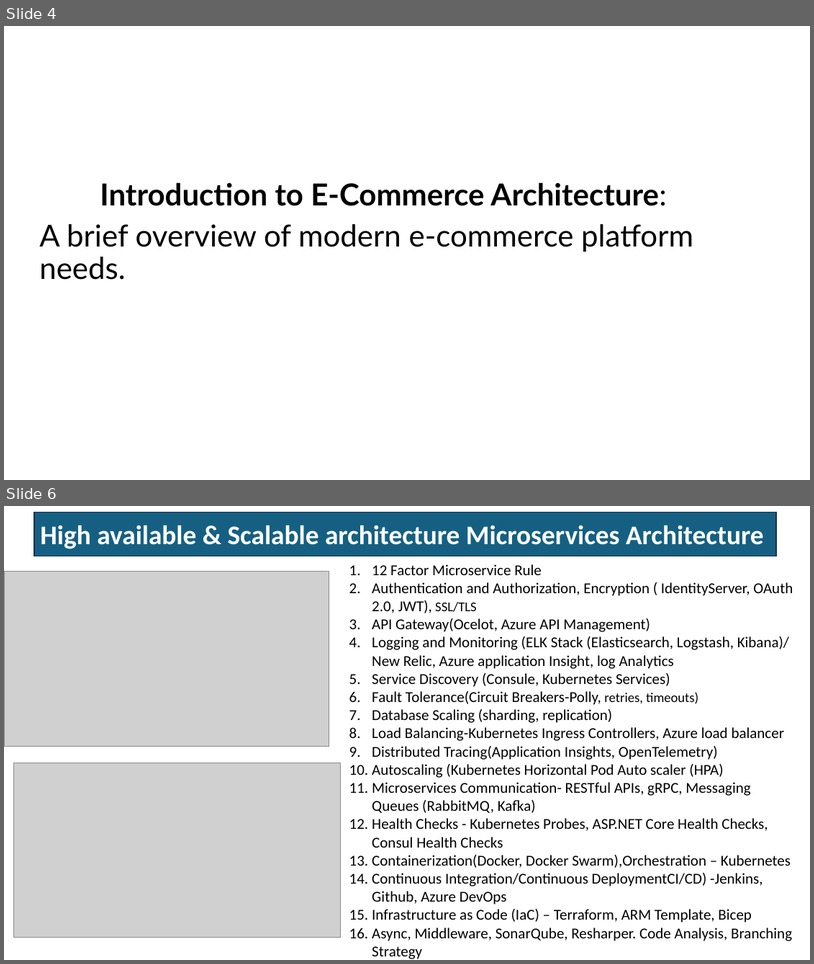
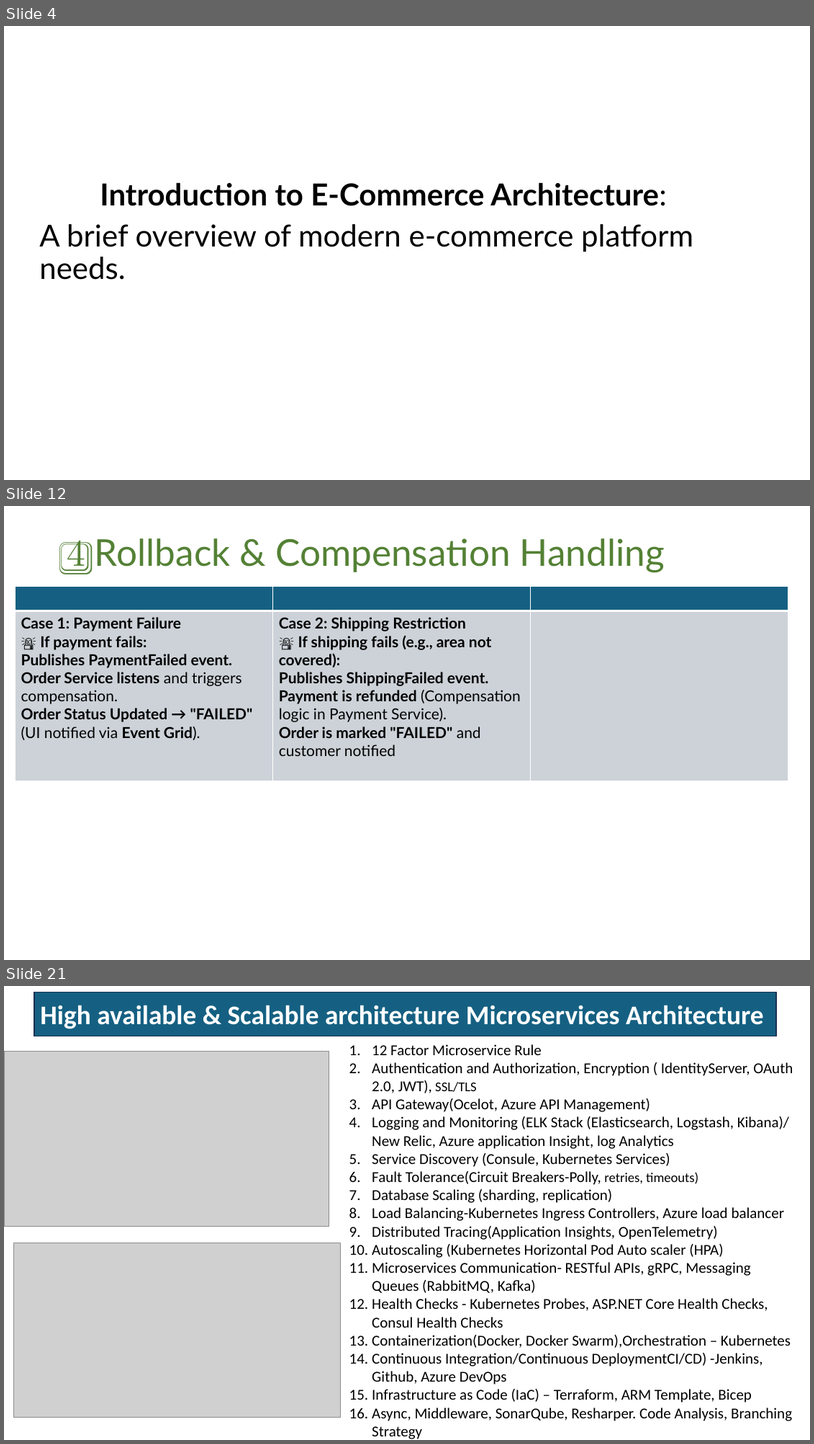
Before and after one commit to RajneeshhajelaAzure/architect, a slide deck: Architecting E-Commerce Solutions with.pptx. Shown one above the other, each under a label of ours: slides 4 and 6 before the commit, slides 4, 12 and 21 after it; the slides between them are not shown. The pictures are 814x964 and 814x1444 pixels, drawn with LibreOffice and Linux fonts; fonts in the diff are those of the drawing; grey boxes stand for pictures. Boxes give left, top, right and bottom in pixels: in the first picture for what was removed or moved away, otherwise in the second. Text is boxed around its words. In the diff, an @@ line names an element or a change of style, - is before the commit and + after.

```diff
--- a/Architecting E-Commerce Solutions with.pptx
+++ b/Architecting E-Commerce Solutions with.pptx
@@ slide 12 added at (4, 506, 810, 960), background #FFFFFF @@
@@ title added at (67, 538, 665, 574), 44 pt, text #548135 @@
+4️⃣ Rollback & Compensation Handling
@@ table added at (15, 587, 790, 780), 2 rows, 3 columns @@
+ |  | 
+Case 1: Payment Failure / 🚨 If payment fails: / Publishes PaymentFailed event. / Order Service listens and triggers compensation. / Order Status Updated → "FAILED" (UI notified via Event Grid). | Case 2: Shipping Restriction / 🚨 If shipping fails (e.g., area not covered): / Publishes ShippingFailed event. / Payment is refunded (Compensation logic in Payment Service). / Order is marked "FAILED" and customer notified | 
@@ what was slide 6 is now slide 21 @@
```
Also in this commit, not shown: 2 slides changed, 15 other slides added, 2 other files.
